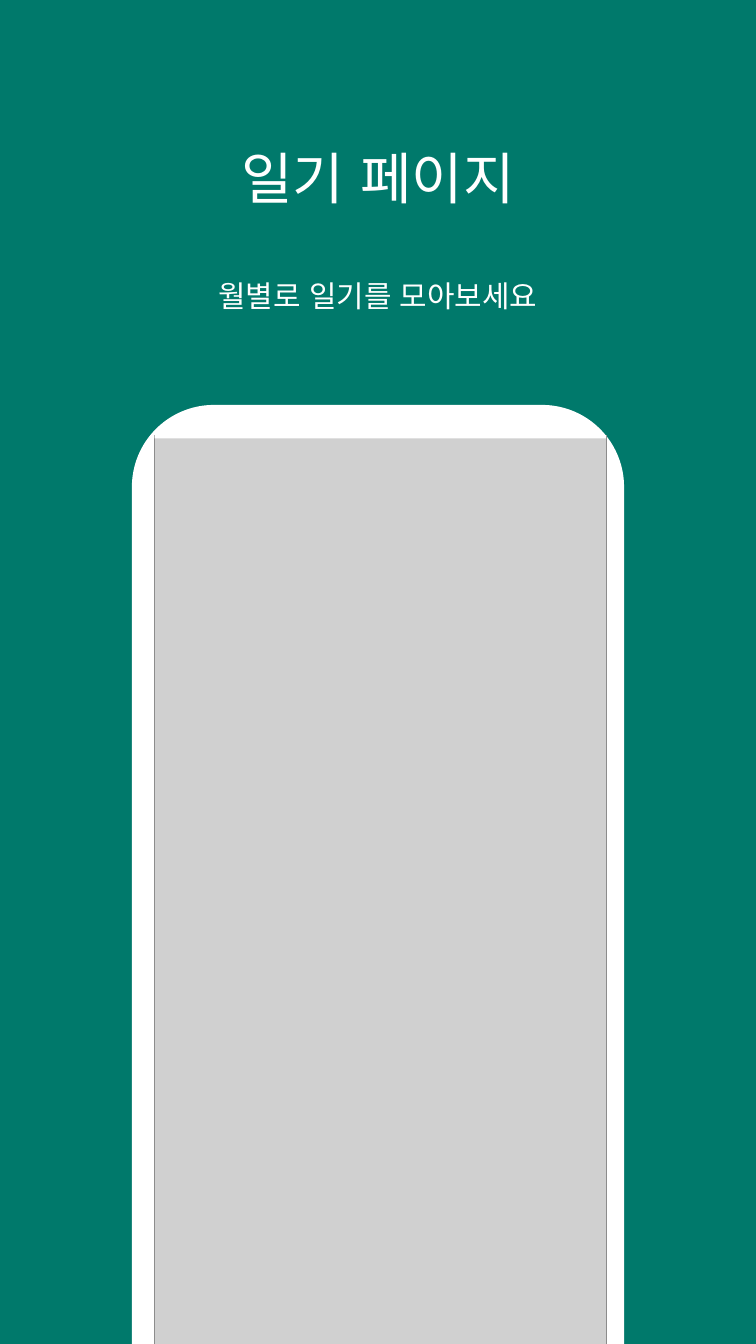
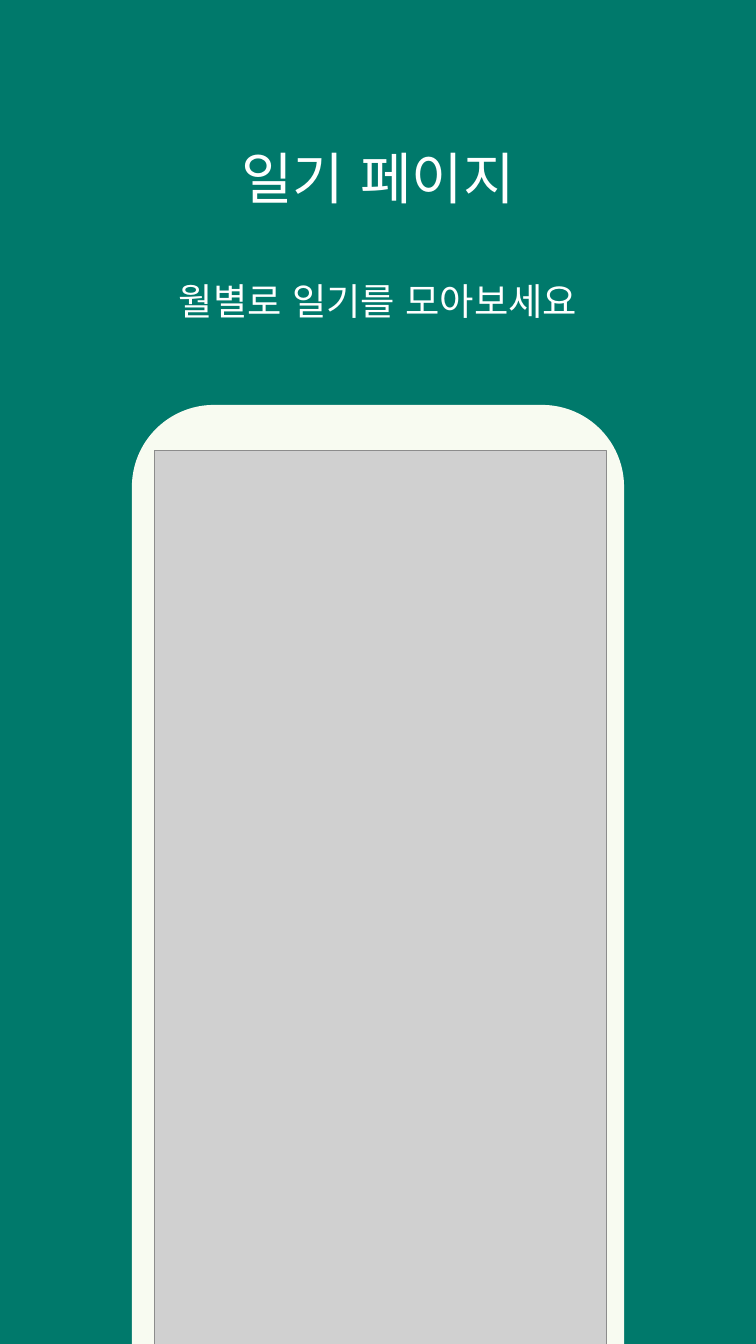
Before and after one commit to mskwak32/garden-log, a slide deck: slide 5 of playstore/playstore images.pptx. Drawn at 756x1344 pixels with LibreOffice and Linux fonts; fonts in the diff are those of the drawing; grey boxes stand for pictures. Boxes give left, top, right and bottom in pixels: in the first picture for what was removed or moved away, otherwise in the second. Text is boxed around its words. In the diff, an @@ line names an element or a change of style, - is before the commit and + after.

```diff
--- a/playstore/playstore images.pptx
+++ b/playstore/playstore images.pptx
@@ text "일기 페이지" at box(179, 152, 577, 318): font Noto Sans CJK KR to Roboto in "일기 페이지"; size 32 to 40 pt in "월별로 일기를 모아보세요" @@
@@ rounded rectangle at box(132, 405, 624, 1344): fill #FFFFFF to #F8FBF1 @@
@@ rectangle removed at box(155, 435, 606, 438) @@
@@ picture: place and size @@
-picture at box(155, 435, 606, 1344)
+picture at box(155, 451, 606, 1344)
```
Also in this commit, not shown: 4 other slides changed, 7 other files.
